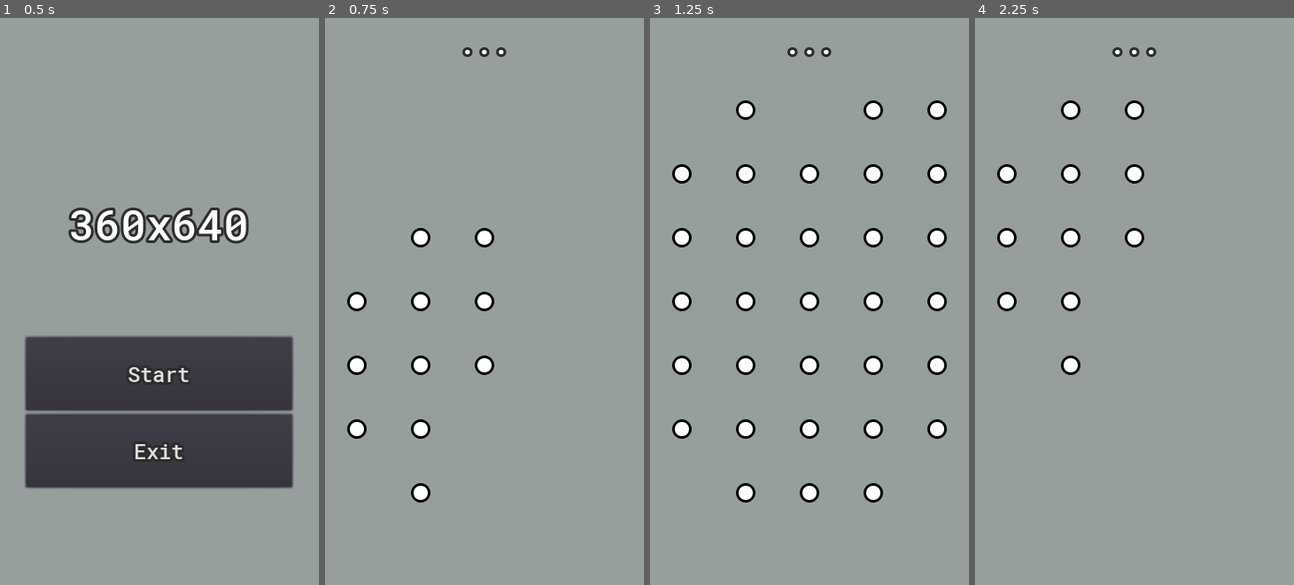
Above: before the commit, frames 1-4 (left to right).
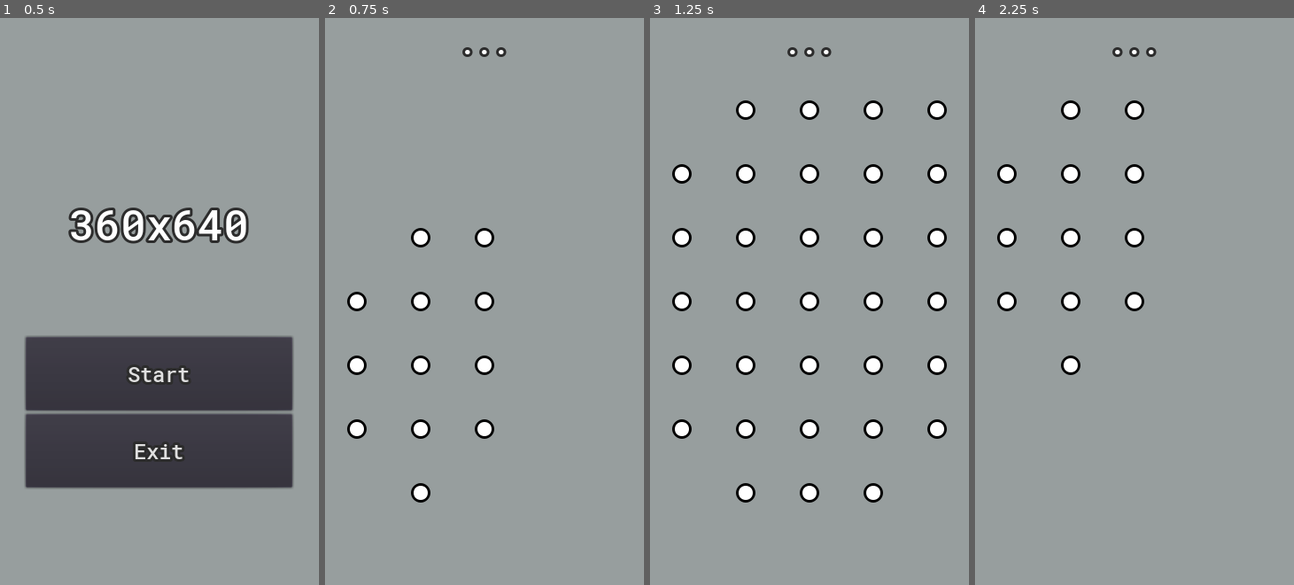
Above: after the commit, the same moments.

Repository: ikhtopod/dotzone-prototype
Game: Godot game, scene res://Maps/MainMenu.tscn
Same seed, same stepped clock (60 frames per second), same inputs: the game is played once before the commit and once after it.
Inputs (mouse positions are in pixels of both pictures, inside the frame that each line leads up to):
- Up to frame 1 (0.5 s): no input
- Up to frame 2 (0.75 s): click "Start" at 0.5 s
- Up to frame 3 (1.25 s): no input
- Up to frame 4 (2.25 s): tap Enter at 1.25 s; move the mouse to (1204, 273) at 1.27 s; tap Backspace at 1.35 s; click (1204, 273) at 1.42 s; click "Start" at 2 s

Frame 1 is identical in both runs. In frame 2, 0.2% of the frame differs, in the area x 46-54%, y 70-75%; in frame 3, 0.2%; in frame 4, 0.2%.

Commit message:
used Timer instead _physics_process

Diff:
--- a/Gameplay/Battlefield/Battlefield.gd
+++ b/Gameplay/Battlefield/Battlefield.gd
@@ -6,12 +6,10 @@
 
 var m_fieldCreator: FieldCreator = null
 
+# Генерация объектов Dot
+var m_timerGenerator: Timer = null
 var c_InstantiateDots: GDScriptFunctionState = null
 var c_Generate: GDScriptFunctionState = null
-
-
-func _physics_process(delta):
-	SpawnDots()
 
 
 func _ready():
@@ -20,6 +18,36 @@
 	m_fieldCreator = FieldCreator.new()
 	c_Generate = m_fieldCreator.GenerateCoroutine()
 	c_InstantiateDots = InstantiateDots_Coroutine()
+
+	InitTimerGenerator()
+
+
+func InitTimerGenerator() -> void:
+	m_timerGenerator = Timer.new()
+	m_timerGenerator.process_mode = Timer.TIMER_PROCESS_IDLE
+	m_timerGenerator.wait_time = 0.01
+	m_timerGenerator.autostart = true
+	m_timerGenerator.one_shot = false
+
+	m_timerGenerator.connect("timeout", self, "SpawnDots")
+	add_child(m_timerGenerator)
+	m_timerGenerator.start()
+
+
+func StopTimerGenerator() -> void:
+	m_timerGenerator.disconnect("timeout", self, "SpawnDots")
+	m_timerGenerator.stop()
+	m_timerGenerator.queue_free()
+
+
+# С увеличением количества объектов повышается и время их создания.
+# Чем больше объектов, тем через дольшее время будет создан следующий.
+func IncreaseTimerGeneratorTime() -> void:
+	var countObjects: float = float(m_fieldCreator.GetField().size())
+	var newWaitTime: float = 0.01 * (countObjects / 200.0)
+
+	if newWaitTime > m_timerGenerator.wait_time:
+		m_timerGenerator.wait_time = newWaitTime
 
 
 func _exit_tree():
@@ -37,12 +65,16 @@
 
 			if c_InstantiateDots is GDScriptFunctionState and c_InstantiateDots.is_valid():
 				c_InstantiateDots = c_InstantiateDots.resume()
+				IncreaseTimerGeneratorTime()
 		else:
 			GameManager.currenGameplayPhase = GameManager.EGameplayPhase.GAME
 			c_InstantiateDots = null
 			c_Generate = null
+			StopTimerGenerator()
 
 
+# Создание объектов Dot на основе информации последнего сгенерированного
+# объекта Point.
 func InstantiateDots_Coroutine() -> void:
 	var blockNodeCounter: int = 0
 	var blockNode: Node2D = null
